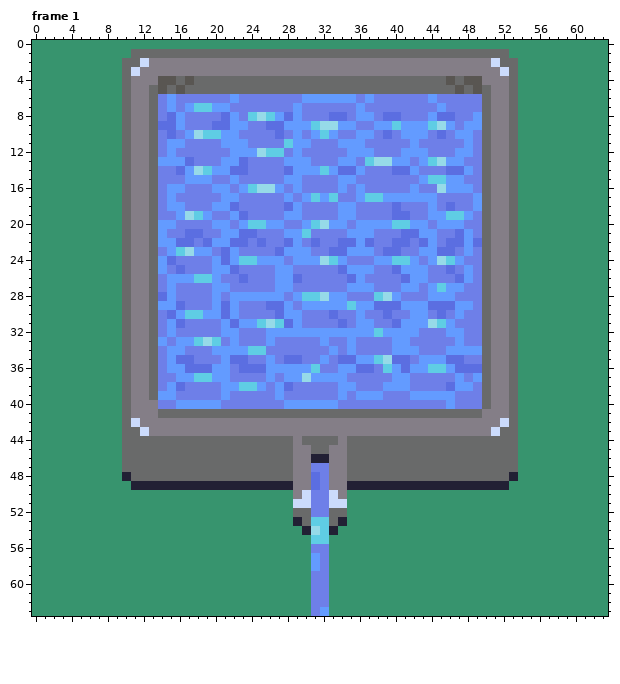
Edited in one commit: animated GIF sprite (fountain.gif). The picture above is the old version.
The file is 64x64 pixels, 6 frames. Shown: frame 1.
After:
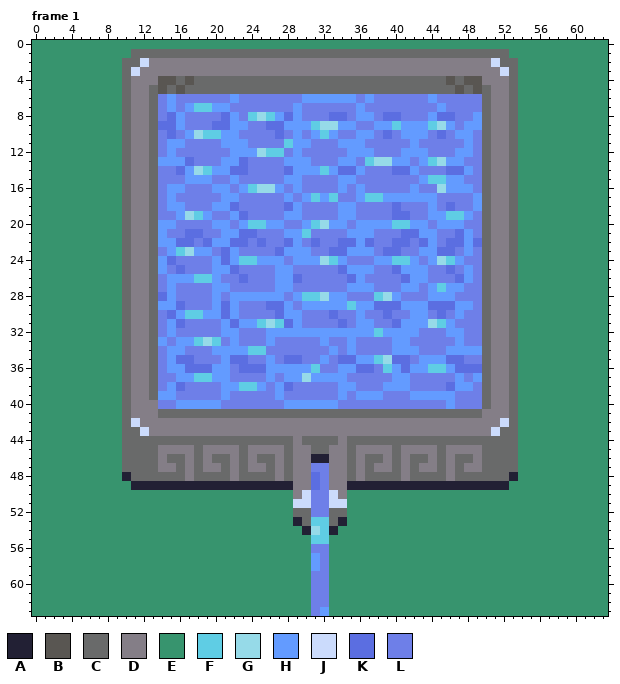
Palette (. is transparent): A #222034  B #595652  C #696a6a  D #847e87  E #37946e  F #5fcde4  G #96dae8  H #639bff  J #cbdbfc  K #5b6ee1  L #6e7fe8
Change:
{"where": "frame 1"}
{"frame":1,"y":45,"x":14,"old":"CCCC","new":"DDDD"}
{"frame":1,"y":45,"x":19,"old":"CCCC","new":"DDDD"}
{"frame":1,"y":45,"x":24,"old":"CCCC","new":"DDDD"}
{"frame":1,"y":45,"x":36,"old":"CCCC","new":"DDDD"}
{"frame":1,"y":45,"x":41,"old":"CCCC","new":"DDDD"}
{"frame":1,"y":45,"x":46,"old":"CCCC","new":"DDDD"}
{"frame":1,"y":46,"x":14,"old":"C","new":"D"}
{"frame":1,"y":46,"x":17,"old":"C","new":"D"}
{"frame":1,"y":46,"x":19,"old":"C","new":"D"}
{"frame":1,"y":46,"x":22,"old":"C","new":"D"}
{"frame":1,"y":46,"x":24,"old":"C","new":"D"}
{"frame":1,"y":46,"x":27,"old":"C","new":"D"}
{"frame":1,"y":46,"x":36,"old":"C","new":"D"}
{"frame":1,"y":46,"x":39,"old":"C","new":"D"}
{"frame":1,"y":46,"x":41,"old":"C","new":"D"}
{"frame":1,"y":46,"x":44,"old":"C","new":"D"}
{"frame":1,"y":46,"x":46,"old":"C","new":"D"}
{"frame":1,"y":46,"x":49,"old":"C","new":"D"}
{"frame":1,"y":47,"x":14,"old":"CC","new":"DD"}
{"frame":1,"y":47,"x":17,"old":"C","new":"D"}
{"frame":1,"y":47,"x":19,"old":"CC","new":"DD"}
{"frame":1,"y":47,"x":22,"old":"C","new":"D"}
{"frame":1,"y":47,"x":24,"old":"CC","new":"DD"}
{"frame":1,"y":47,"x":27,"old":"C","new":"D"}
{"frame":1,"y":47,"x":36,"old":"C","new":"D"}
{"frame":1,"y":47,"x":38,"old":"CC","new":"DD"}
{"frame":1,"y":47,"x":41,"old":"C","new":"D"}
{"frame":1,"y":47,"x":43,"old":"CC","new":"DD"}
{"frame":1,"y":47,"x":46,"old":"C","new":"D"}
{"frame":1,"y":47,"x":48,"old":"CC","new":"DD"}
{"frame":1,"y":48,"x":17,"old":"C","new":"D"}
{"frame":1,"y":48,"x":22,"old":"C","new":"D"}
{"frame":1,"y":48,"x":27,"old":"C","new":"D"}
{"frame":1,"y":48,"x":36,"old":"C","new":"D"}
{"frame":1,"y":48,"x":41,"old":"C","new":"D"}
{"frame":1,"y":48,"x":46,"old":"C","new":"D"}
